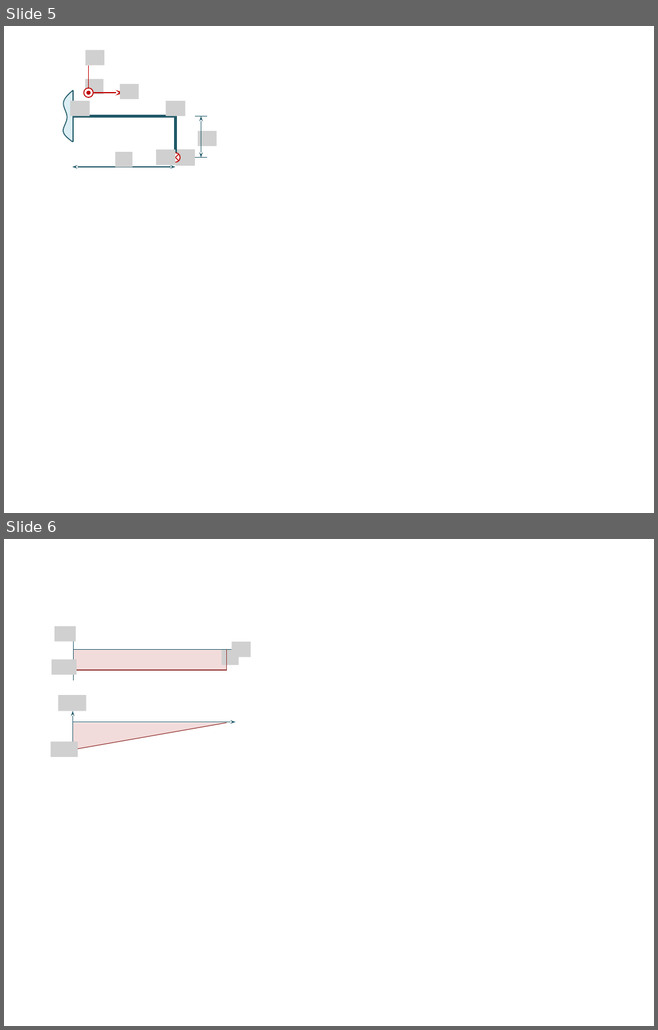
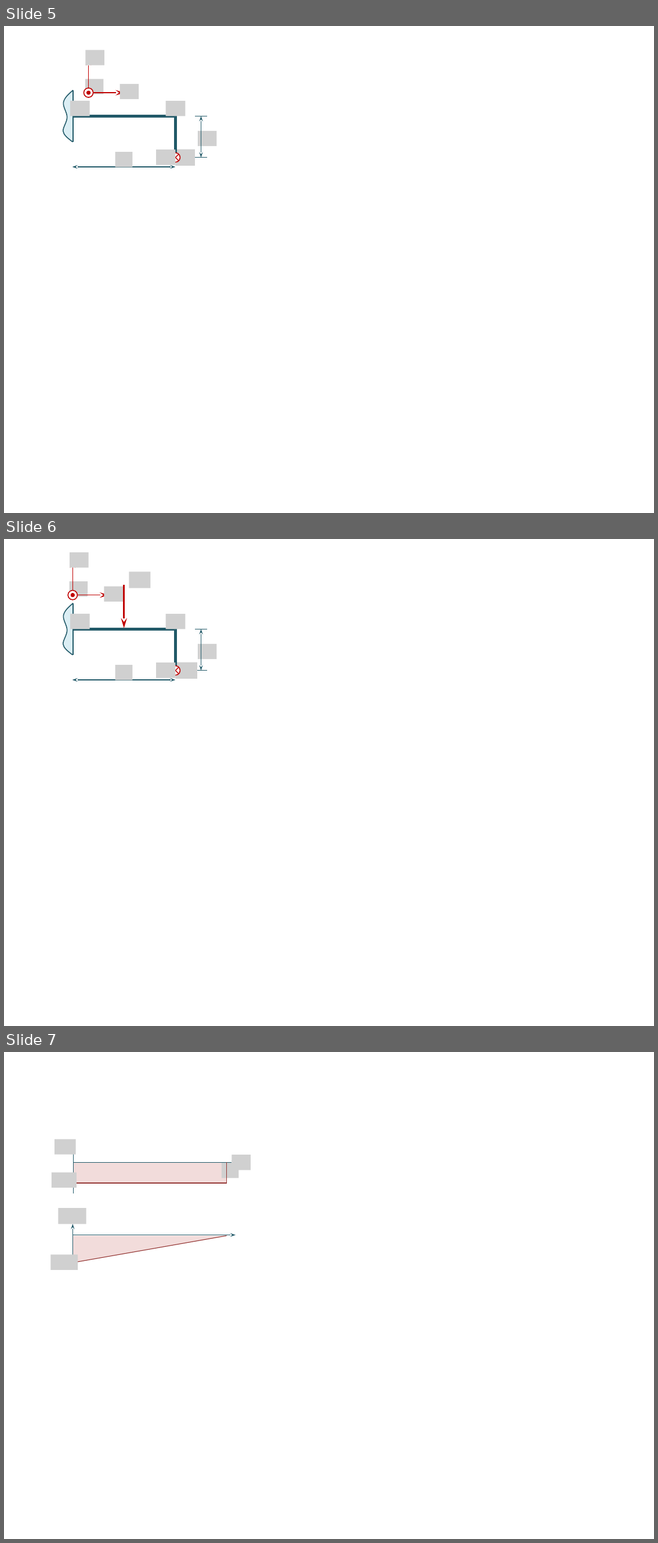
Before and after one commit to xpessoles/08_Etude_Deformation_Produits_Analyser_Modeliser_Resoudre, a slide deck: 01_ModelisationPiecesDeformables/Exercices_Application/images/Figures.pptx. Shown one above the other, each under a label of ours: slides 5 and 6 before the commit, slides 5, 6 and 7 after it. The pictures are 658x1030 and 658x1543 pixels, drawn with LibreOffice and Linux fonts; fonts in the diff are those of the drawing; grey boxes stand for pictures. Boxes give left, top, right and bottom in pixels: in the first picture for what was removed or moved away, otherwise in the second. Text is boxed around its words. In the diff, an @@ line names an element or a change of style, - is before the commit and + after.

```diff
--- a/01_ModelisationPiecesDeformables/Exercices_Application/images/Figures.pptx
+++ b/01_ModelisationPiecesDeformables/Exercices_Application/images/Figures.pptx
@@ slide 6 added at (4, 539, 654, 1026), background #FFFFFF @@
@@ picture added at (129, 571, 150, 588) @@
@@ arrow added from (124, 584) to (124, 628), #C00000 2.25 pt @@
@@ freeform shape added at (63, 603, 73, 655), fill #DBEEF4, outline #215968 1 pt @@
@@ group added at (68, 553, 123, 602): 3 pictures, 2 arrows, 2 ellipses @@
@@ line added from (73, 603) to (73, 655), #215968 1 pt @@
@@ picture added at (70, 614, 90, 629) @@
@@ picture added at (166, 614, 185, 629) @@
@@ line added from (73, 629) to (176, 629), #215968 3 pt @@
@@ line added from (176, 671) to (176, 629), #215968 3 pt @@
@@ line added from (208, 629) to (195, 629), #215968 0.75 pt @@
@@ double arrow added from (201, 670) to (201, 629), #215968 0.75 pt @@
@@ picture added at (198, 643, 216, 659) @@
@@ picture added at (115, 665, 133, 681) @@
@@ picture added at (156, 663, 176, 678) @@
@@ ellipse added at (170, 665, 180, 675), fill #FFFFFF, outline #C00000 1 pt @@
@@ line added from (172, 667) to (179, 674), #C00000 1 pt @@
@@ line added from (179, 667) to (172, 674), #C00000 1 pt @@
@@ picture added at (176, 663, 197, 679) @@
@@ line added from (208, 670) to (197, 670), #215968 0.75 pt @@
@@ double arrow added from (176, 680) to (72, 680), #215968 0.75 pt @@
@@ what was slide 6 is now slide 7 @@
```
Also in this commit, not shown: 1 slide changed, 5 other slides added, 10 other files.
